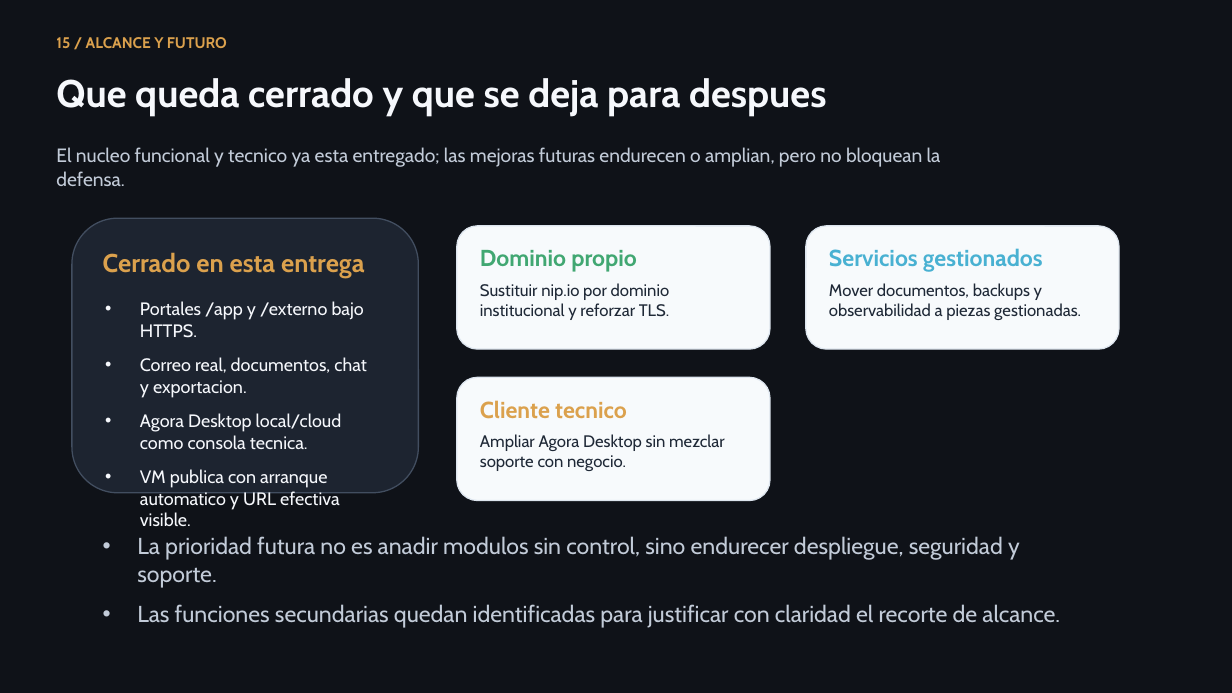
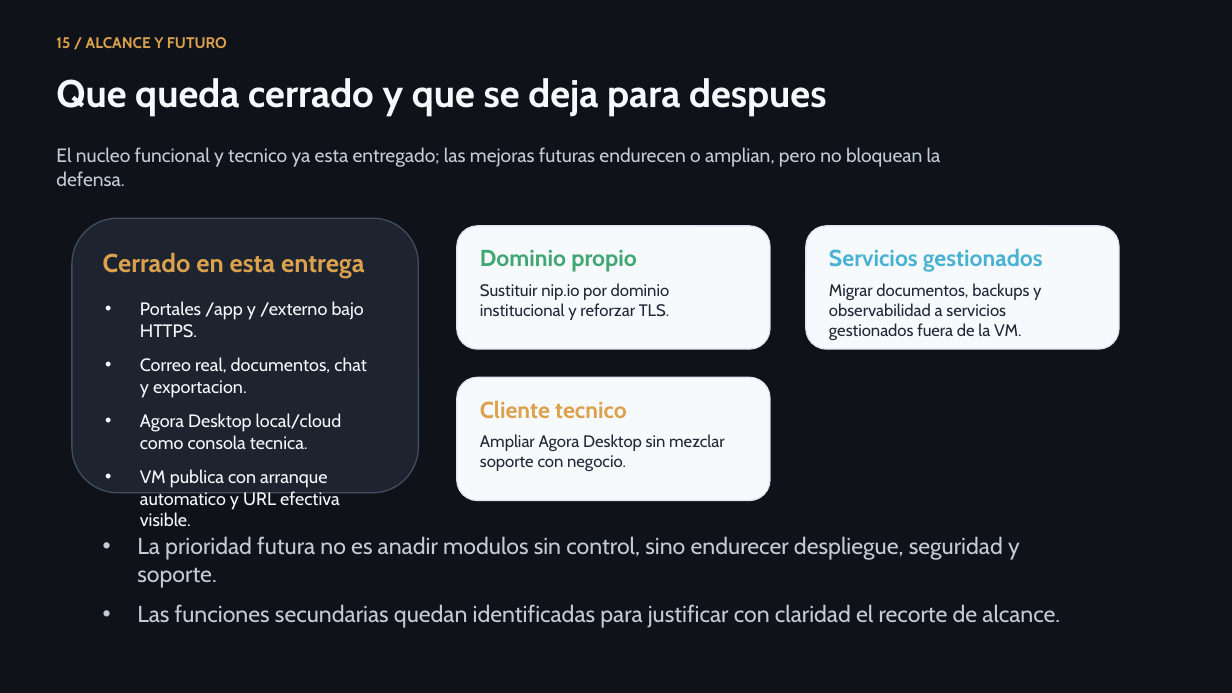
Before and after one commit to lmendez861/TFG-Agora, a slide deck: slide 16 of docs/presentacion-defensa-final.pptx. Drawn at 1232x693 pixels with LibreOffice and Linux fonts; fonts in the diff are those of the drawing. Boxes give left, top, right and bottom in pixels: in the first picture for what was removed or moved away, otherwise in the second. Text is boxed around its words. In the diff, an @@ line names an element or a change of style, - is before the commit and + after.

```diff
--- a/docs/presentacion-defensa-final.pptx
+++ b/docs/presentacion-defensa-final.pptx
@@ text at (x1=829, y1=283, x2=1041, y2=340): text changed @@
-Mover documentos, backups y observabilidad a piezas gestionadas.
+Migrar documentos, backups y observabilidad a servicios gestionados fuera de la VM.
```
Also in this commit, not shown: 1 other slide changed, 10 other files.
